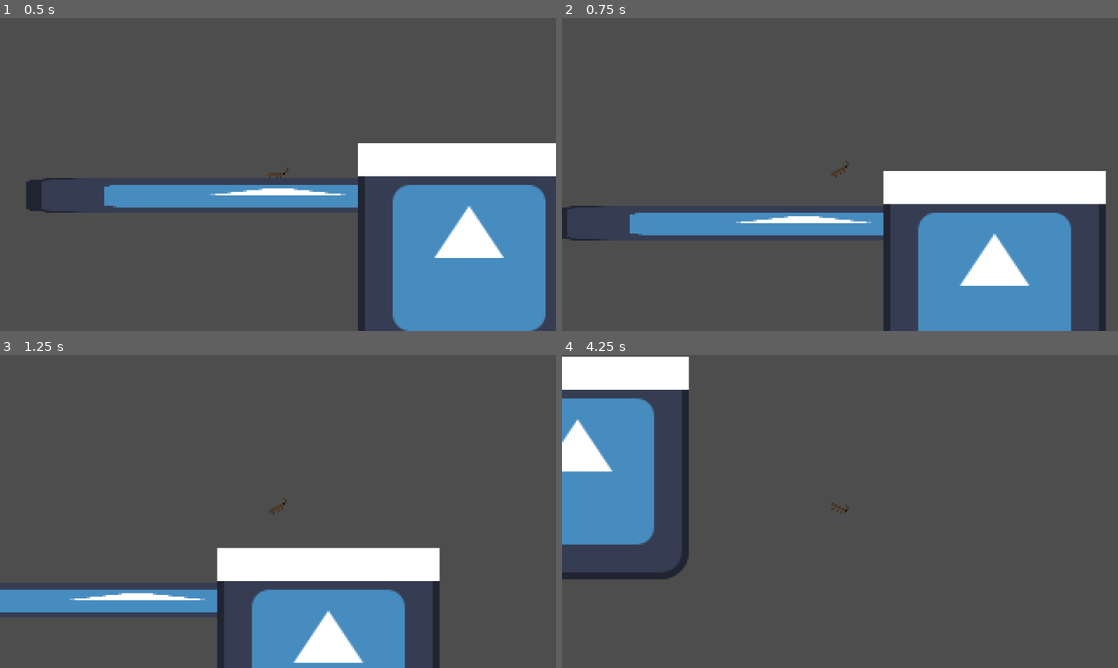
Above: before the commit, frames 1-4 (two rows, left to right).
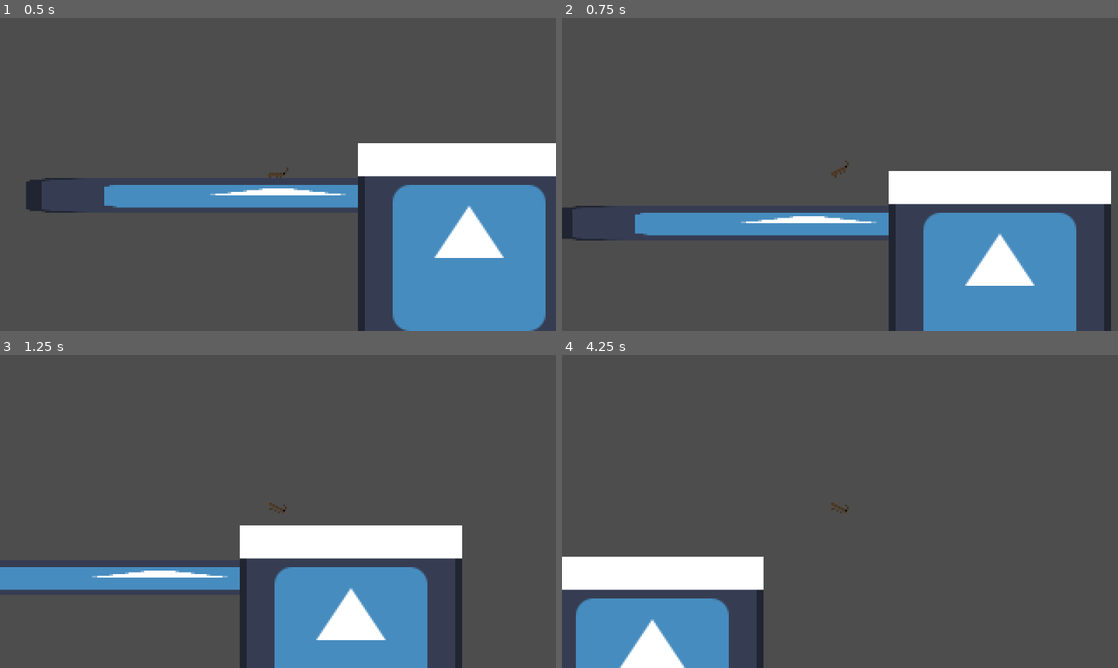
Above: after the commit, the same moments.

Repository: TdubMorris/roach_game
Game: Godot game, scene res://objects/interface.tscn
The game is run twice, just before and just after one commit, with the same random seed, the same clock (stepped at 60 frames per second) and the same inputs. The engine's default icon, where the game draws it, is replaced by a stand-in: a white triangle on a blue panel in a dark square.
Inputs:
- Up to frame 1 (0.5 s): no input
- Up to frame 2 (0.75 s): hold Right (right) from 0.53 s (still down); tap Space (jump) at 0.6 s
- Up to frame 3 (1.25 s): keep holding Right (right); tap Space (jump) at 0.77, 1.07 s
- Up to frame 4 (4.25 s): tap Space (jump) at 1.35, 1.52, 1.82, 2.1, 2.85, 3.02, 3.32, 3.6, 3.77, 4.07 s; release Right (right) at 2.03 s; hold A (left) 2.03-2.78 s; hold Right (right) from 2.78 s (still down)

Frame 1 is identical in both runs. In frame 2, 3.1% of the frame differs, in the area x 1-99%, y 48-100%; in frame 3, 18%; in frame 4, 21%, in the area x 0-37%, y 0-100%.

Commit message:
added double jumping

Diff:
--- a/objects/Player/Player.tscn
+++ b/objects/Player/Player.tscn
@@ -1,8 +1,9 @@
-[gd_scene load_steps=13 format=3 uid="uid://dc4tfhvri2rkv"]
+[gd_scene load_steps=14 format=3 uid="uid://dc4tfhvri2rkv"]
 
 [ext_resource type="Script" uid="uid://c1iqshxf0ihrx" path="res://objects/Player/player.gd" id="1_3voyg"]
 [ext_resource type="Texture2D" uid="uid://1w8lmq3idq06" path="res://assets/player/fall.png" id="1_6cwl5"]
 [ext_resource type="Texture2D" uid="uid://batuqyrlhn6rb" path="res://assets/player/walk.png" id="2_3voyg"]
+[ext_resource type="Texture2D" uid="uid://csp2y8b8u6c5a" path="res://assets/player/doublejump.png" id="2_jp6ib"]
 [ext_resource type="Texture2D" uid="uid://bb6kg66e1a0h" path="res://assets/player/jump.png" id="3_jp6ib"]
 
 [sub_resource type="RectangleShape2D" id="RectangleShape2D_fca01"]
@@ -34,6 +35,14 @@
 
 [sub_resource type="SpriteFrames" id="SpriteFrames_6bo4k"]
 animations = [{
+"frames": [{
+"duration": 1.0,
+"texture": ExtResource("2_jp6ib")
+}],
+"loop": true,
+"name": &"doublejump",
+"speed": 0.0
+}, {
 "frames": [{
 "duration": 1.0,
 "texture": SubResource("AtlasTexture_b20bf")
@@ -84,8 +93,7 @@
 unique_name_in_owner = true
 position = Vector2(0, -4)
 sprite_frames = SubResource("SpriteFrames_6bo4k")
-animation = &"walk"
-frame_progress = 0.055785555
+animation = &"doublejump"
 
 [node name="Camera2D" type="Camera2D" parent="."]
 
--- a/objects/Player/player.gd
+++ b/objects/Player/player.gd
@@ -4,7 +4,9 @@
 @export var jump_height : float = 20
 @export var jump_time : float = 0.5
 @export var accel : float = 30
-@export var max_speed : float = 120
+@export var max_speed : float = 100
+@export var max_fall_speed : float = 240
+@export var extra_jumps : int = 1
 
 @onready var sprite = %PlayerSprite
 @onready var buffer = %BufferTimer
@@ -18,7 +20,7 @@
 @onready var jump_vel : float = -1.0 * ((4.0 * jump_height)/jump_time)
 
 func _physics_process(delta: float) -> void:
-	velocity.y += delta * gravity
+	velocity.y = min(max_fall_speed, velocity.y + delta * gravity)
 	velocity.x = move_toward(velocity.x, max_speed * Input.get_axis("left", "right"), accel)
 
 	if Input.is_action_just_pressed("jump"):
@@ -26,9 +28,17 @@
 		if !coyote.is_stopped():
 			velocity.y = jump_vel
 			coyote.stop()
-	if is_on_floor() and !buffer.is_stopped():
-		velocity.y = jump_vel
-		buffer.stop()
+			sprite.play("jump")
+		elif !is_on_floor() and jumps_remaining > 0:
+			velocity.y = jump_vel
+			sprite.play("doublejump")
+			jumps_remaining -= 1
+	if is_on_floor():
+		jumps_remaining = extra_jumps
+		if !buffer.is_stopped():
+			velocity.y = jump_vel
+			sprite.play("jump")
+			buffer.stop()
 
 	was_on_ground = is_on_floor()
 	move_and_slide()
@@ -46,7 +56,5 @@
 			sprite.play("walk")
 	if Input.get_axis("left", "right") == 0 and is_on_floor():
 		sprite.play("idle")
-	if Input.is_action_just_pressed("jump"):
-		sprite.play("jump")
 	if velocity.y > 0:
 		sprite.play("fall")
Binary file added: assets/player/doublejump.png
Not shown, added: assets/player/doublejump.png.import
